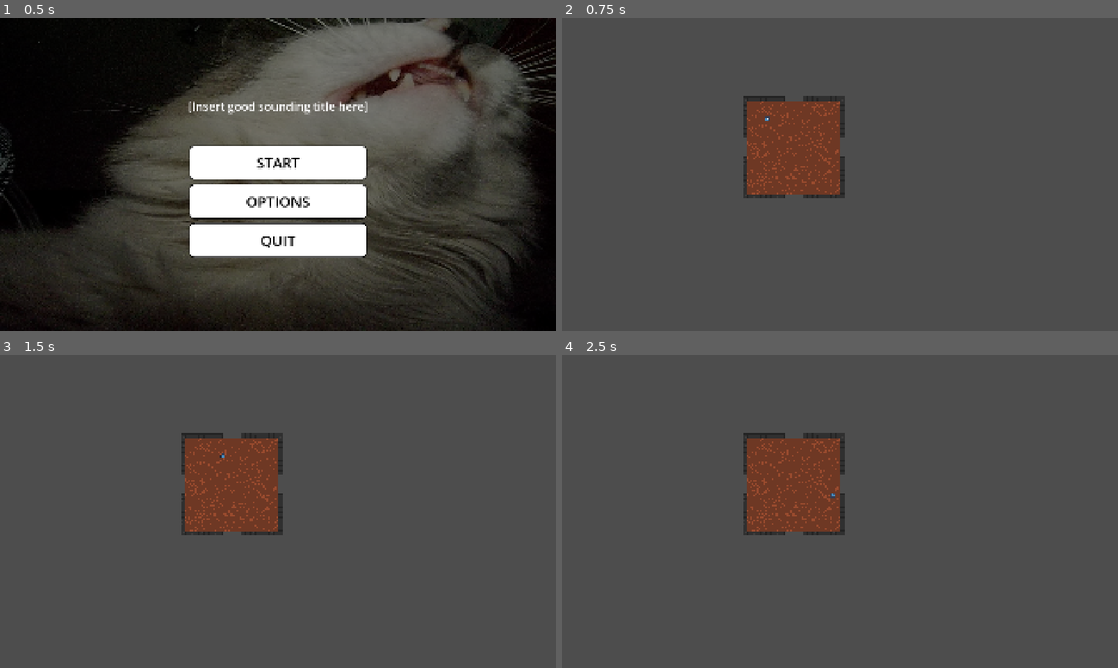
Above: before the commit, frames 1-4 (two rows, left to right).
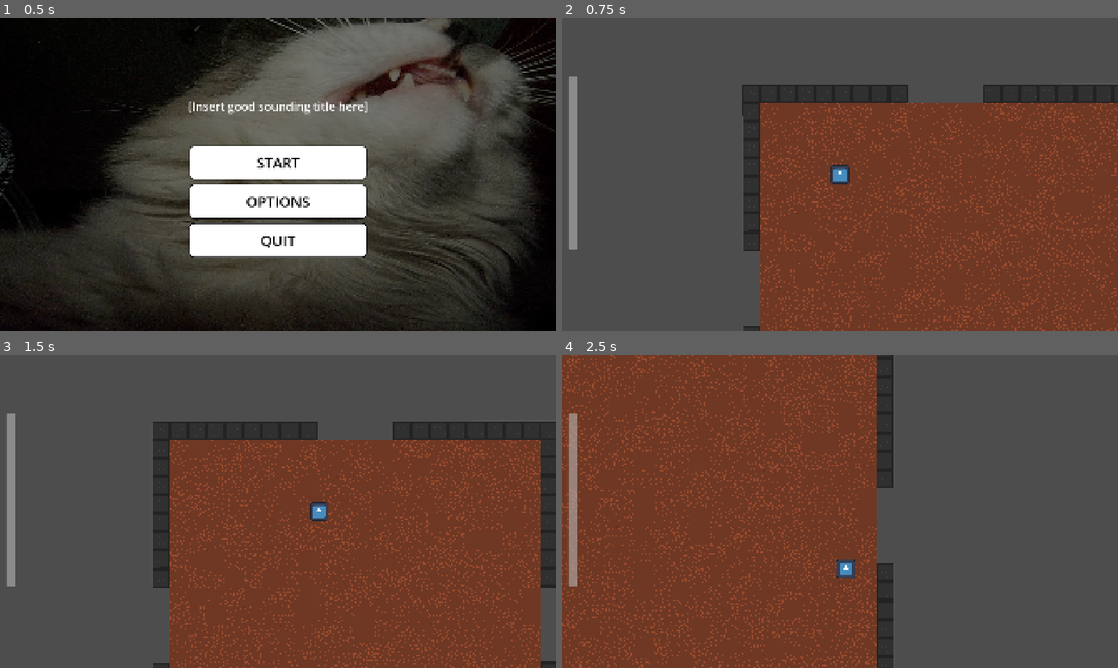
Above: after the commit, the same moments.

Repository: BananerCatter/untitled-roguelike
Game: Godot game, scene res://scenes/main_menu.tscn
Same seed, same stepped clock (60 frames per second), same inputs: the game is played once before the commit and once after it. The engine's default icon, where the game draws it, is replaced by a stand-in: a white triangle on a blue panel in a dark square.
Inputs (mouse positions are in pixels of both pictures, inside the frame that each line leads up to):
- Up to frame 1 (0.5 s): no input
- Up to frame 2 (0.75 s): click "START" at 0.5 s
- Up to frame 3 (1.5 s): tap Enter at 1.25 s; move the mouse to (400, 495) at 1.27 s; hold D (right) from 1.28 s (still down); tap Alt at 1.35 s; click (400, 495) at 1.42 s
- Up to frame 4 (2.5 s): move the mouse to (728, 527) at 2.02 s; release D (right) at 2.03 s; hold S (down) from 2.03 s (still down); tap Shift at 2.1 s

Frame 1 is identical in both runs. In frame 2, 49% of the frame differs, in the area x 1-100%, y 18-100%; in frame 3, 51%; in frame 4, 55%, in the area x 0-60%, y 0-100%.

Commit message:
Added a hud

Diff:
--- a/untitled-roguelike/project.godot
+++ b/untitled-roguelike/project.godot
@@ -52,6 +52,16 @@
 "events": [Object(InputEventKey,"resource_local_to_scene":false,"resource_name":"","device":-1,"window_id":0,"alt_press …(192 unchanged characters)…
 ]
 }
+debug_add_hp={
+"deadzone": 0.2,
+"events": [Object(InputEventKey,"resource_local_to_scene":false,"resource_name":"","device":16,"window_id":0,"alt_pressed":false,"shift_pressed":false,"ctrl_pressed":false,"meta_pressed":false,"pressed":false,"keycode":0,"physical_keycode":49,"key_label":0,"unicode":0,"location":0,"echo":false,"script":null)
+]
+}
+debug_deal_damage={
+"deadzone": 0.2,
+"events": [Object(InputEventKey,"resource_local_to_scene":false,"resource_name":"","device":-1,"window_id":0,"alt_pressed":false,"shift_pressed":false,"ctrl_pressed":false,"meta_pressed":false,"pressed":false,"keycode":0,"physical_keycode":50,"key_label":0,"unicode":50,"location":0,"echo":false,"script":null)
+]
+}
 
 [physics]
 
--- /dev/null
+++ b/untitled-roguelike/scenes/game_ui.gd
@@ -0,0 +1,5 @@
+extends CanvasLayer
+
+
+func _on_hp_changed(hp_value:float) -> void:
+	%ProgressBar.value = hp_value
--- /dev/null
+++ b/untitled-roguelike/scenes/game_ui.tscn
@@ -0,0 +1,32 @@
+[gd_scene format=3 uid="uid://1mbjqqv607qo"]
+
+[ext_resource type="Script" uid="uid://c3hrg7jruos65" path="res://scenes/game_ui.gd" id="1_yubou"]
+
+[node name="GameUi" type="CanvasLayer" unique_id=1748888889]
+script = ExtResource("1_yubou")
+
+[node name="HUD" type="Control" parent="." unique_id=1928020135]
+layout_mode = 3
+anchors_preset = 0
+offset_right = 40.0
+offset_bottom = 40.0
+
+[node name="MarginContainer" type="MarginContainer" parent="HUD" unique_id=991519412]
+custom_minimum_size = Vector2(50, 0)
+layout_mode = 1
+anchors_preset = 9
+anchor_bottom = 1.0
+offset_right = 51.0
+offset_bottom = 960.0
+grow_vertical = 2
+theme_override_constants/margin_left = 21
+theme_override_constants/margin_top = 200
+theme_override_constants/margin_bottom = 200
+
+[node name="ProgressBar" type="ProgressBar" parent="HUD/MarginContainer" unique_id=1008275292]
+unique_name_in_owner = true
+custom_minimum_size = Vector2(0, 600)
+layout_mode = 2
+size_flags_vertical = 1
+fill_mode = 3
+show_percentage = false
--- a/untitled-roguelike/scenes/main.tscn
+++ b/untitled-roguelike/scenes/main.tscn
@@ -1,8 +1,10 @@
 [gd_scene format=4 uid="uid://cmu2qrnde2at7"]
 
 [ext_resource type="PackedScene" uid="uid://bj1pki7ewk2w" path="res://scenes/player.tscn" id="1_o5qli"]
+[ext_resource type="Script" uid="uid://bhkaoykn4qu24" path="res://scenes/main_level.gd" id="1_tbgi4"]
 [ext_resource type="Texture2D" uid="uid://bqqqfw3107yn" path="res://assets/img/tiles/tileset1.png" id="2_0wfyh"]
 [ext_resource type="Texture2D" uid="uid://b3wlypjd8o0si" path="res://assets/img/tiles/tileset2.png" id="2_sugp2"]
+[ext_resource type="PackedScene" uid="uid://1mbjqqv607qo" path="res://scenes/game_ui.tscn" id="4_jyhfs"]
 
 [sub_resource type="TileSetAtlasSource" id="TileSetAtlasSource_sugp2"]
 texture = ExtResource("2_0wfyh")
@@ -437,13 +439,15 @@
 
 [node name="main" type="Node2D" unique_id=1012450263]
 rotation = -0.0014160064
-
-[node name="roomTemplate" type="StaticBody2D" parent="." unique_id=1358174028]
-
-[node name="base" type="TileMapLayer" parent="roomTemplate" unique_id=509946171]
+script = ExtResource("1_tbgi4")
+
+[node name="base" type="TileMapLayer" parent="." unique_id=509946171]
 texture_filter = 1
 tile_map_data = PackedByteArray("AAAnABIAAAAMAAMAAAAnABMAAAAMAAMAAAAnABQAAAAMAAMAAAAnABUAAAAMAAMAAAAnABYAAAAMAAMAAAAnAB …(7408 unchanged characters)…
 tile_set = SubResource("TileSet_o5qli")
+rendering_quadrant_size = 32
 
 [node name="Player" parent="." unique_id=1112876604 instance=ExtResource("1_o5qli")]
 position = Vector2(709, 350)
+
+[node name="GameUi" parent="." unique_id=1748888889 instance=ExtResource("4_jyhfs")]
--- /dev/null
+++ b/untitled-roguelike/scenes/main_level.gd
@@ -0,0 +1,15 @@
+extends Node2D
+
+@onready var Player: CharacterBody2D = $Player
+@onready var UI: CanvasLayer= $GameUi
+
+# Called when the node enters the scene tree for the first time.
+func _ready() -> void:
+	Player.hp_changed.connect(UI._on_hp_changed)
+	Player.hp_changed.emit((Player.hp*100)/Player.max_hp)
+
+
+
+# Called every frame. 'delta' is the elapsed time since the previous frame.
+func _process(delta: float) -> void:
+	pass
--- a/untitled-roguelike/scenes/player.tscn
+++ b/untitled-roguelike/scenes/player.tscn
@@ -17,8 +17,10 @@
 [sub_resource type="CircleShape2D" id="CircleShape2D_lpp5k"]
 radius = 7.2111025
 
-[node name="Player" type="CharacterBody2D" unique_id=1112876604]
+[node name="Player" type="CharacterBody2D" unique_id=1112876604 node_paths=PackedStringArray("hitbox")]
 script = ExtResource("1_g2els")
+max_hp = 300
+hitbox = NodePath("hitbox")
 
 [node name="AnimatedSprite2D" type="AnimatedSprite2D" parent="." unique_id=1082742204]
 scale = Vector2(0.125, 0.125)
@@ -26,3 +28,11 @@
 
 [node name="CollisionShape2D" type="CollisionShape2D" parent="." unique_id=1457482273]
 shape = SubResource("CircleShape2D_lpp5k")
+
+[node name="hitbox" type="CollisionShape2D" parent="." unique_id=1985752426]
+shape = SubResource("CircleShape2D_lpp5k")
+
+[node name="Camera2D" type="Camera2D" parent="." unique_id=1699145894]
+zoom = Vector2(4, 4)
+process_callback = 0
+position_smoothing_enabled = true
--- a/untitled-roguelike/scripts/player.gd
+++ b/untitled-roguelike/scripts/player.gd
@@ -1,13 +1,46 @@
 extends CharacterBody2D
 
+signal on_death
+signal hp_changed(hp_value: float)
+
 @export var speed: float = 300
+@export var hp: int = 300
+@export var max_hp: int
+@export var hitbox: CollisionShape2D
 
-func get_input():
+func _ready() -> void:
+	max_hp=hp
+	hp_changed.emit((hp*100)/max_hp)
+
+func take_damage(damage:int) -> void:
+	hp-=damage
+	@warning_ignore("integer_division")
+	hp_changed.emit((hp*100)/max_hp)
+
+func heal(damage:int) -> void:
+	if(hp+damage>max_hp):
+		hp=max_hp
+	else:
+		hp+=damage
+	hp_changed.emit((hp*100)/max_hp)
+func _input(event: InputEvent) -> void:
+		if event.is_action_pressed("debug_add_hp"):
+			heal(10)
+		if event.is_action_pressed("debug_deal_damage"):
+			take_damage(10)
+
+func get_input() -> void:
+
 	var direction = Input.get_vector("left", "right", "up", "down")
+
 	velocity = direction*speed
+
+
 
 func _physics_process(_delta: float) -> void:
 	# Add the gravity.
+	if(hp<=0):
+		on_death.emit()
 	get_input()
 
 	move_and_slide()
Not shown, added: untitled-roguelike/scenes/game_ui.gd.uid
Not shown, added: untitled-roguelike/scenes/main_level.gd.uid
